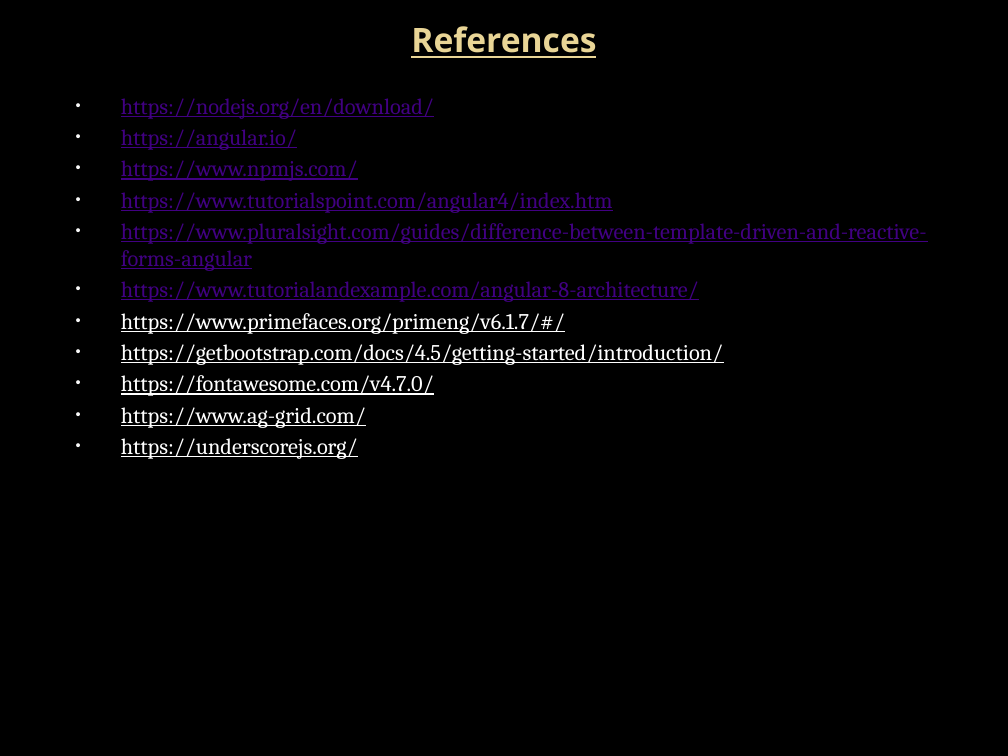
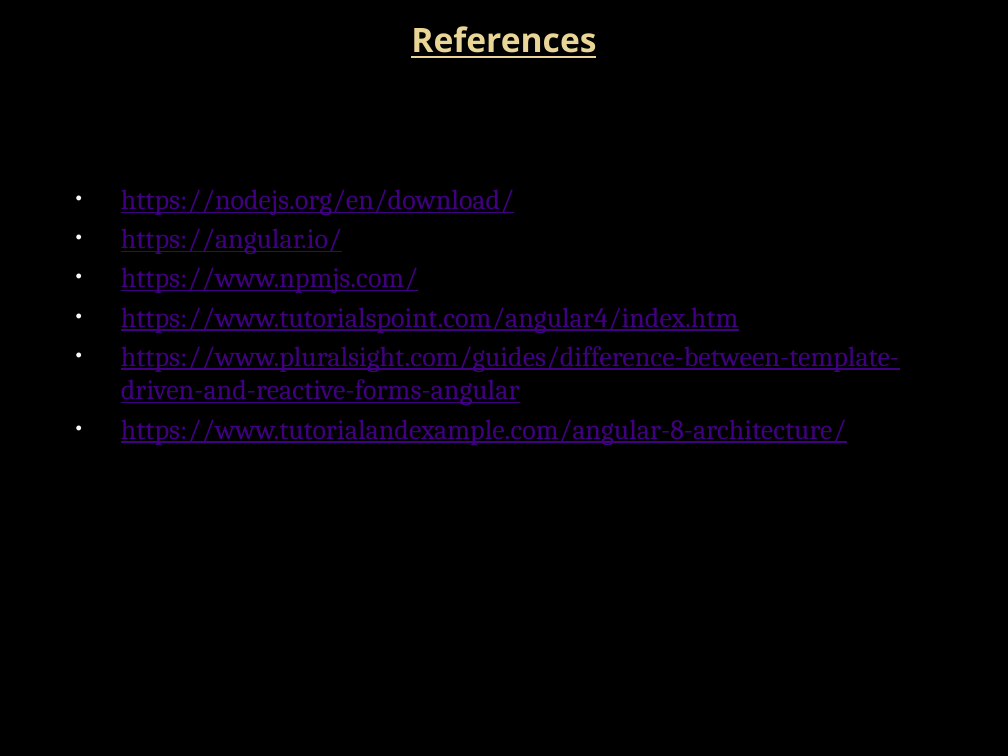
Before and after one commit to dsuro/angular-training, a slide deck: slide 46 of src/assets/ppt/Angular Traning_v2.pptx. Drawn at 1008x756 pixels with LibreOffice and Linux fonts; fonts in the diff are those of the drawing; background and template pictures are left out. Boxes give left, top, right and bottom in pixels: in the first picture for what was removed or moved away, otherwise in the second. Text is boxed around its words. In the diff, an @@ line names an element or a change of style, - is before the commit and + after.

```diff
--- a/src/assets/ppt/Angular Traning_v2.pptx
+++ b/src/assets/ppt/Angular Traning_v2.pptx
@@ text "https://nodejs.org/en/download/": place and size @@
-text "https://nodejs.org/en/download/" at (121,98,927,459)
+text "https://nodejs.org/en/download/" at (121,189,899,445)
@@ text "https://nodejs.org/en/download/" at (121,189,899,445): size 16 to 20 pt @@
@@ text at (121,313,723,459): paragraphs removed @@
-• https://www.primefaces.org/primeng/v6.1.7/#/
-• https://getbootstrap.com/docs/4.5/getting-started/introduction/
-• https://fontawesome.com/v4.7.0/
-• https://www.ag-grid.com/
-• https://underscorejs.org/
```
Also in this commit, not shown: 4 other slides changed.
